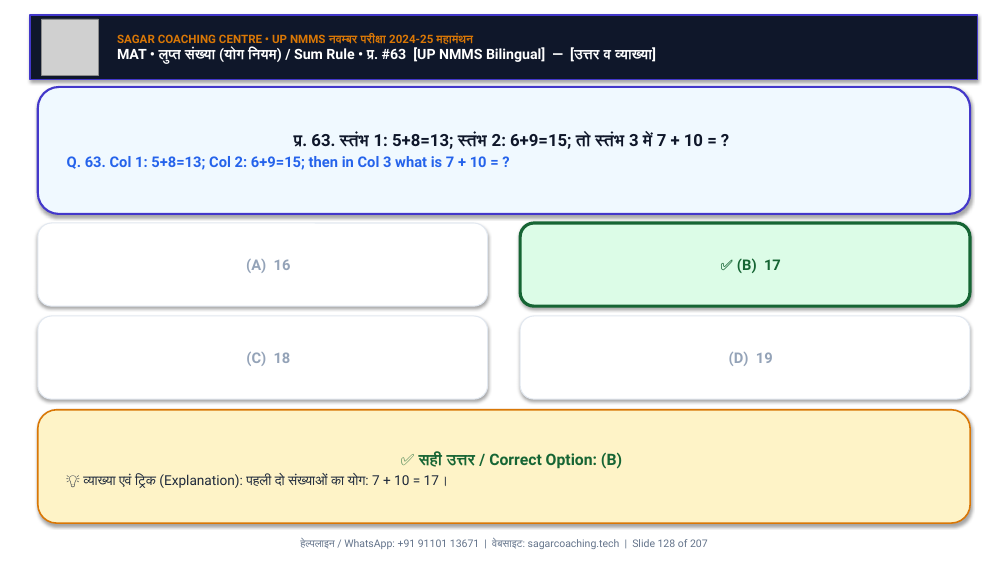
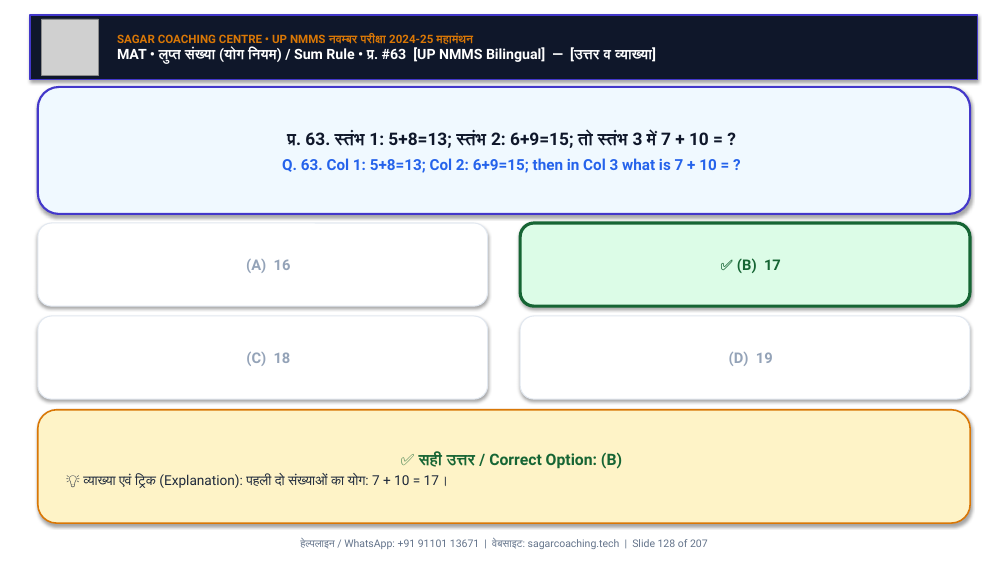
Before and after one commit to Sudhirkr85/nnms, a slide deck: slide 128 of UP_NMMS_MahaManthan_Nov_Exam_SagarSir/UP_NMMS_MAT_MahaManthan_100Q_Nov_Exam.pptx. Drawn at 1008x567 pixels with LibreOffice and Linux fonts; fonts in the diff are those of the drawing; grey boxes stand for pictures. Boxes give left, top, right and bottom in pixels: in the first picture for what was removed or moved away, otherwise in the second. Text is boxed around its words. In the diff, an @@ line names an element or a change of style, - is before the commit and + after.

```diff
--- a/UP_NMMS_MahaManthan_Nov_Exam_SagarSir/UP_NMMS_MAT_MahaManthan_100Q_Nov_Exam.pptx
+++ b/UP_NMMS_MahaManthan_Nov_Exam_SagarSir/UP_NMMS_MAT_MahaManthan_100Q_Nov_Exam.pptx
@@ rounded rectangle "प्र. 63. स्तंभ 1: 5+8=13; ..." at <box>38,87,970,214</box>: size 16 to 16.5 pt in "प्र. 63. स्तंभ 1: 5+8=13; स्तंभ 2: ..."; size 14 to 14.5 pt in "Q. 63. Col 1: 5+8=13; Col 2: ..."; alignment left to centre; more space between paragraphs @@
```
Also in this commit, not shown: 203 other slides changed, 14 other files.
